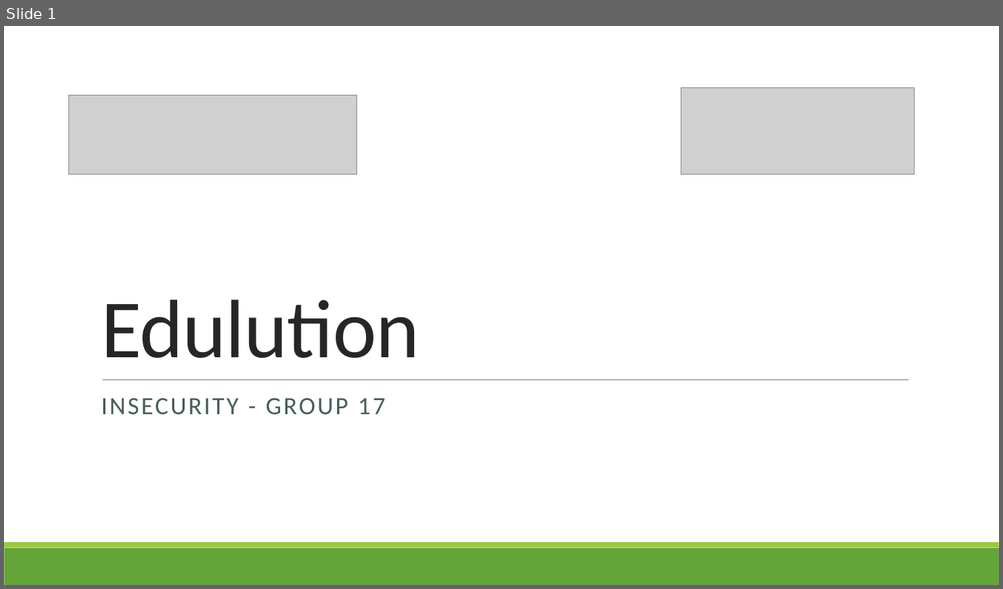
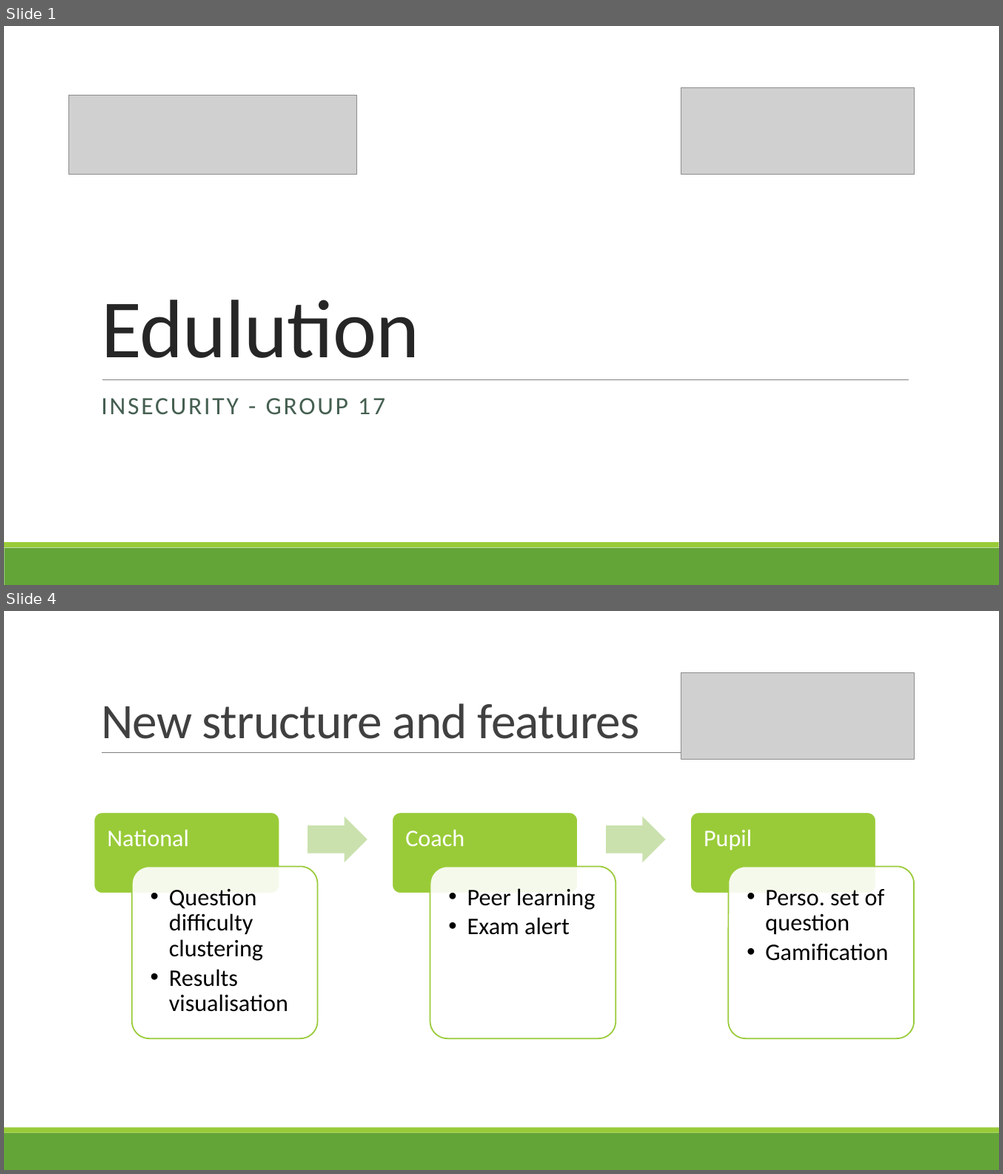
Before and after one commit to Ldn2016/team-17, a slide deck: Presentation/Edulution.pptx. Shown one above the other, each under a label of ours: slide 1 before the commit, slides 1 and 4 after it; the slides between them are not shown. The pictures are 1003x589 and 1003x1174 pixels, drawn with LibreOffice and Linux fonts; fonts in the diff are those of the drawing; grey boxes stand for pictures. Boxes give left, top, right and bottom in pixels: in the first picture for what was removed or moved away, otherwise in the second. Text is boxed around its words. In the diff, an @@ line names an element or a change of style, - is before the commit and + after.

Commit message:
Presentation update

```diff
--- a/Presentation/Edulution.pptx
+++ b/Presentation/Edulution.pptx
@@ slide 4 added at [4, 611, 999, 1170], background #FFFFFF; not listed: 2 template elements that a slide beside it also shows @@
@@ picture added at [680, 673, 913, 760] @@
@@ title added at [101, 703, 640, 739], 48 pt, text #404040 @@
+New structure and features
@@ line added from (102, 753) to (915, 753), #808080 0.5 pt @@
@@ group added at [94, 812, 914, 1039]: 6 rounded rectangles, 6 texts, 2 right arrows @@
+National
+  • Question difficulty clustering
+  • Results visualisation
+Coach
+  • Peer learning
+  • Exam alert
+Pupil
+  • Perso. set of question
+  • Gamification
```
Also in this commit, not shown: 2 slides changed, 2 other slides added, 1 slide removed.
